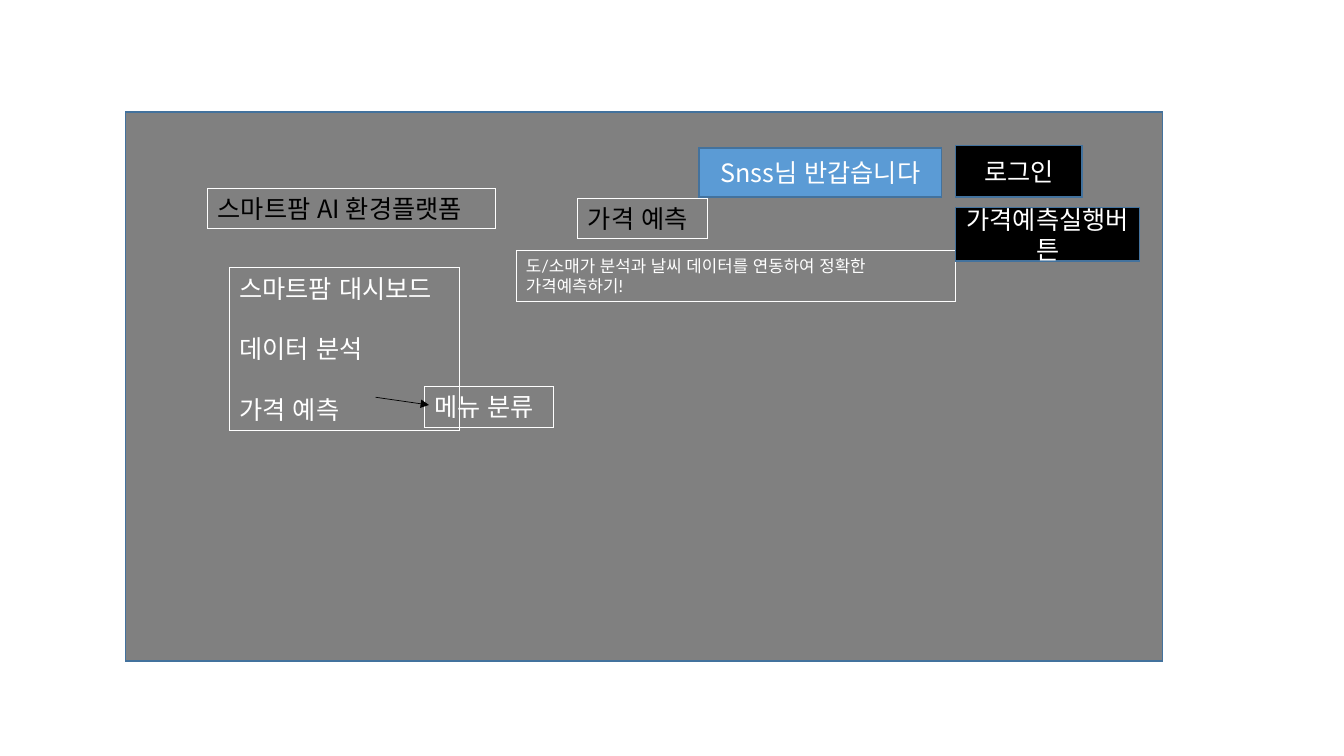
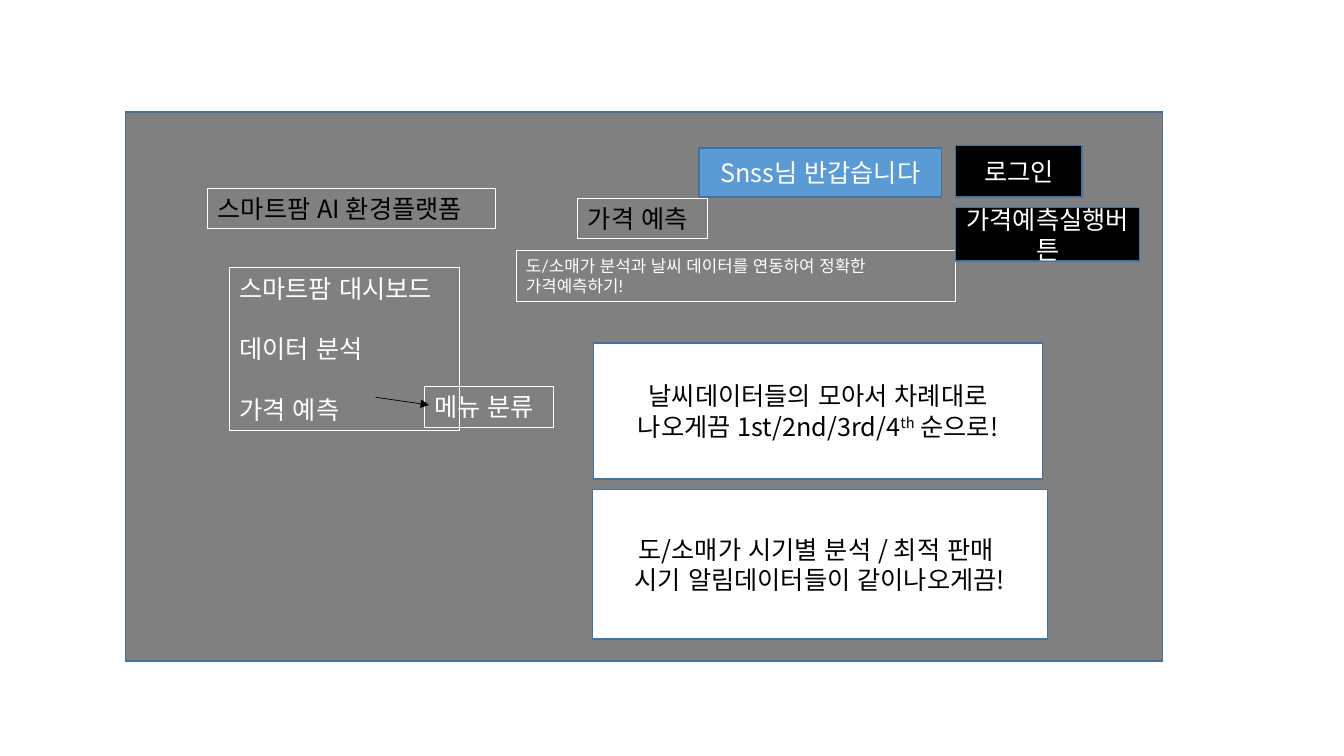
Before and after one commit to sky17892/python_1st_project, a slide deck: slide 4 of 화면설계서.pptx. Drawn at 1344x756 pixels with LibreOffice and Linux fonts; fonts in the diff are those of the drawing. Boxes give left, top, right and bottom in pixels: in the first picture for what was removed or moved away, otherwise in the second. Text is boxed around its words. In the diff, an @@ line names an element or a change of style, - is before the commit and + after.

```diff
--- a/화면설계서.pptx
+++ b/화면설계서.pptx
@@ rectangle added at <box>594,343,1044,479</box>, fill #FFFFFF, outline #43739E 1 pt, 18 pt, text #000000 @@
+날씨데이터들의 모아서 차례대로 나오게끔 1st/2nd/3rd/4th 순으로!
@@ rectangle added at <box>593,490,1048,639</box>, fill #FFFFFF, outline #43739E 1 pt, 18 pt, text #000000 @@
+도/소매가 시기별 분석 / 최적 판매
+시기 알림데이터들이 같이나오게끔!
```
Also in this commit, not shown: 2 other slides changed, 2 other files.
